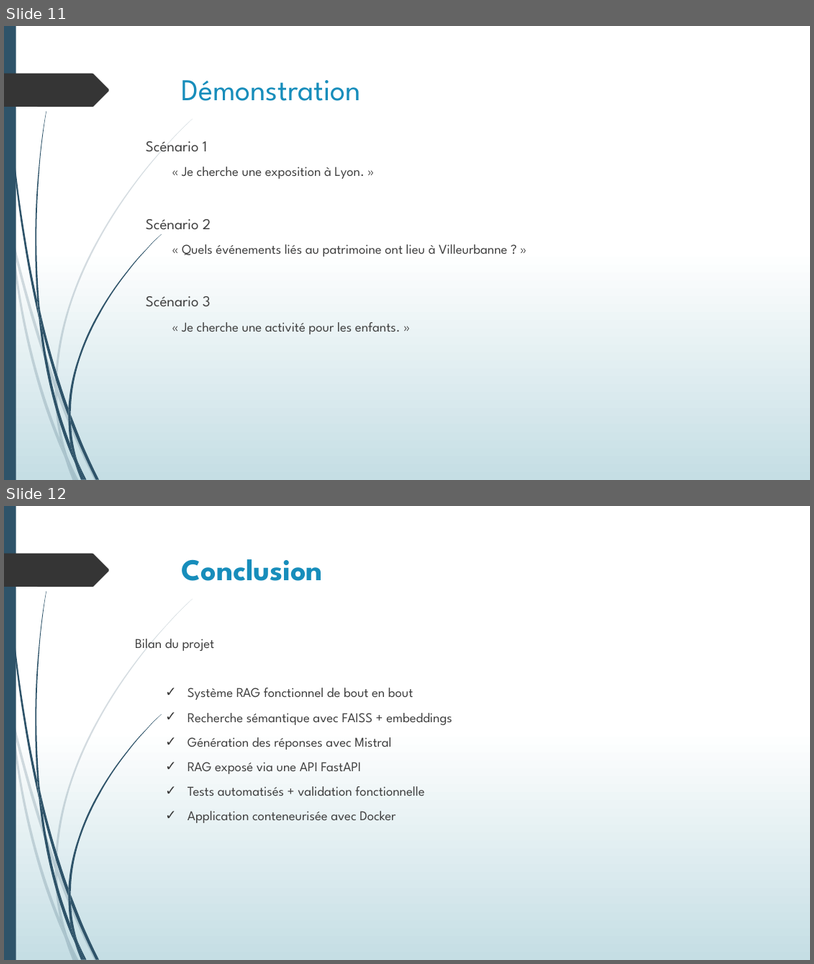
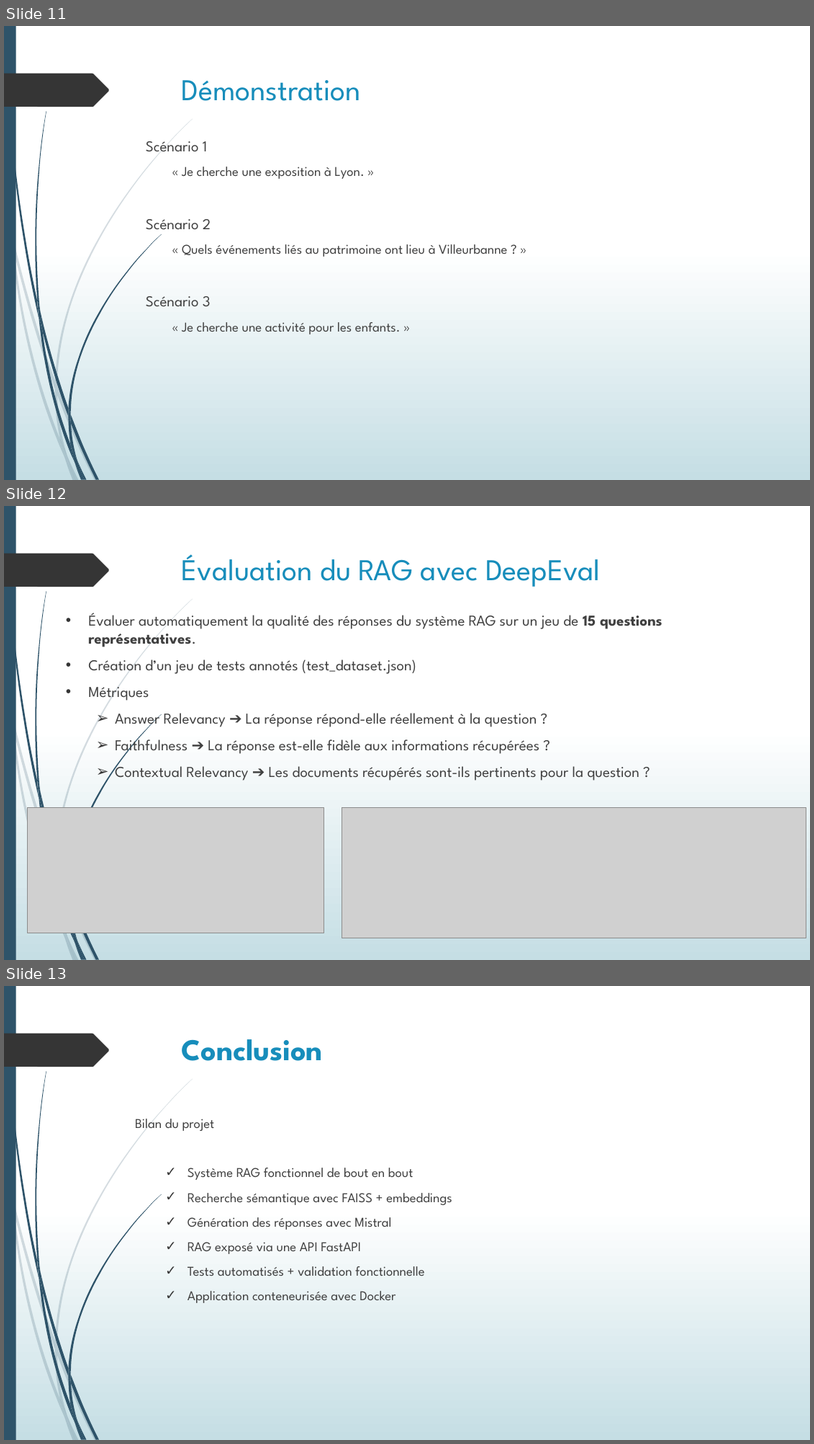
Before and after one commit to Birama21/puls-events-rag, a slide deck: Ndiaye_Birama_1_Presentation_082026.pptx. Shown one above the other, each under a label of ours: slides 11 and 12 before the commit, slides 11, 12 and 13 after it. The pictures are 814x964 and 814x1444 pixels, drawn with LibreOffice and Linux fonts; fonts in the diff are those of the drawing; grey boxes stand for pictures. Boxes give left, top, right and bottom in pixels: in the first picture for what was removed or moved away, otherwise in the second. Text is boxed around its words. In the diff, an @@ line names an element or a change of style, - is before the commit and + after.

```diff
--- a/Ndiaye_Birama_1_Presentation_082026.pptx
+++ b/Ndiaye_Birama_1_Presentation_082026.pptx
@@ slide 12 added at (x1=4, y1=506, x2=810, y2=960), background gradient #FFFFFF to #C5DEE5; not listed: 22 template elements that a slide beside it also shows @@
@@ title added at (x1=182, y1=554, x2=601, y2=587), 36 pt, text #178DBB @@
+Évaluation du RAG avec DeepEval
@@ text added at (x1=88, y1=613, x2=663, y2=780), 18 pt, text #404040 @@
+• Évaluer automatiquement la qualité des réponses du système RAG sur un jeu de 15 questions représentatives.
+• Création d’un jeu de tests annotés (test_dataset.json)
+• Métriques
+  ➢ Answer Relevancy ➔ La réponse répond-elle réellement à la question ?
+  ➢ Faithfulness ➔ La réponse est-elle fidèle aux informations récupérées ?
+  ➢ Contextual Relevancy ➔ Les documents récupérés sont-ils pertinents pour la question ?
@@ picture added at (x1=27, y1=807, x2=324, y2=933) @@
@@ picture added at (x1=342, y1=807, x2=807, y2=938) @@
@@ what was slide 12 is now slide 13 @@
```
Also in this commit, not shown: 10 other files.
